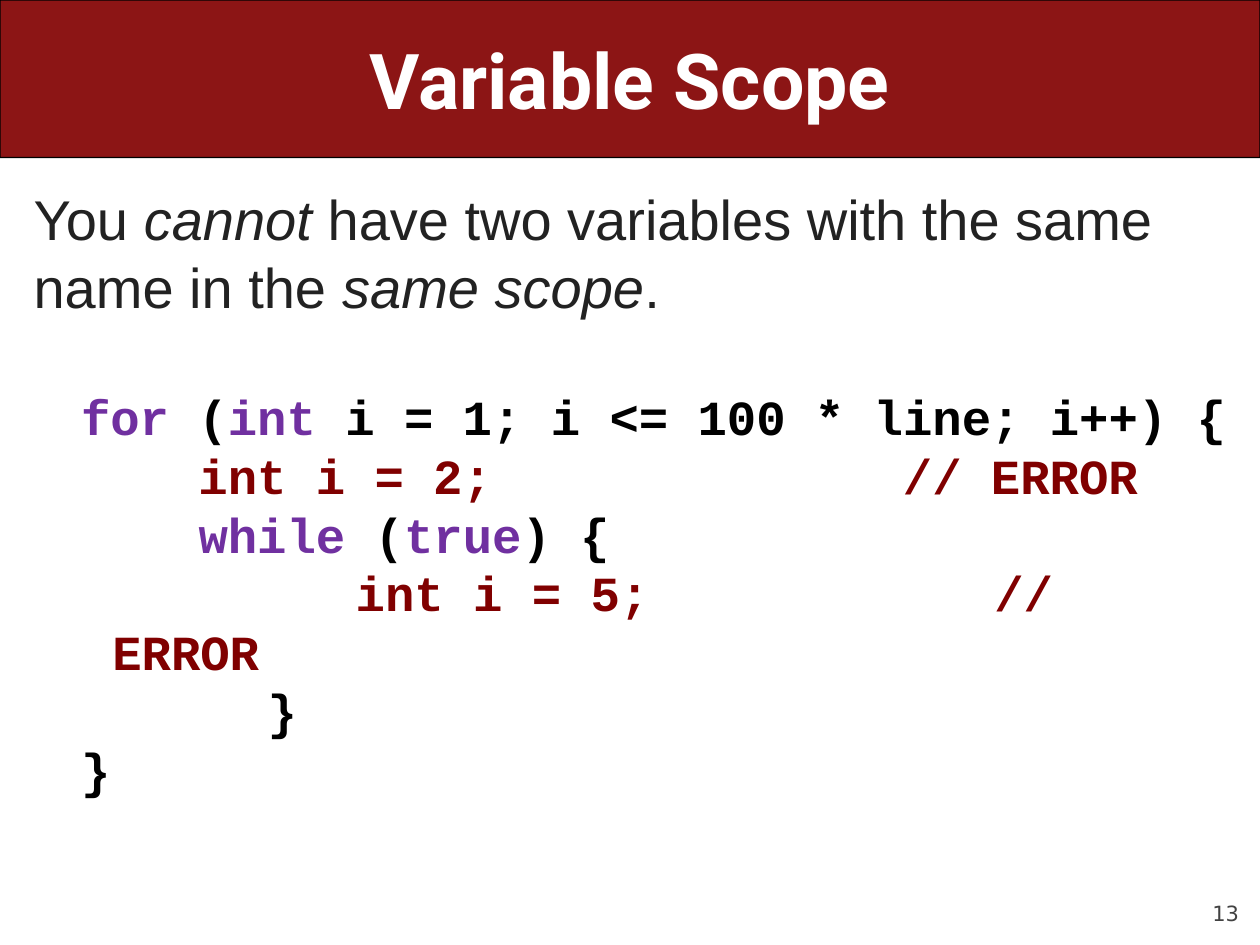
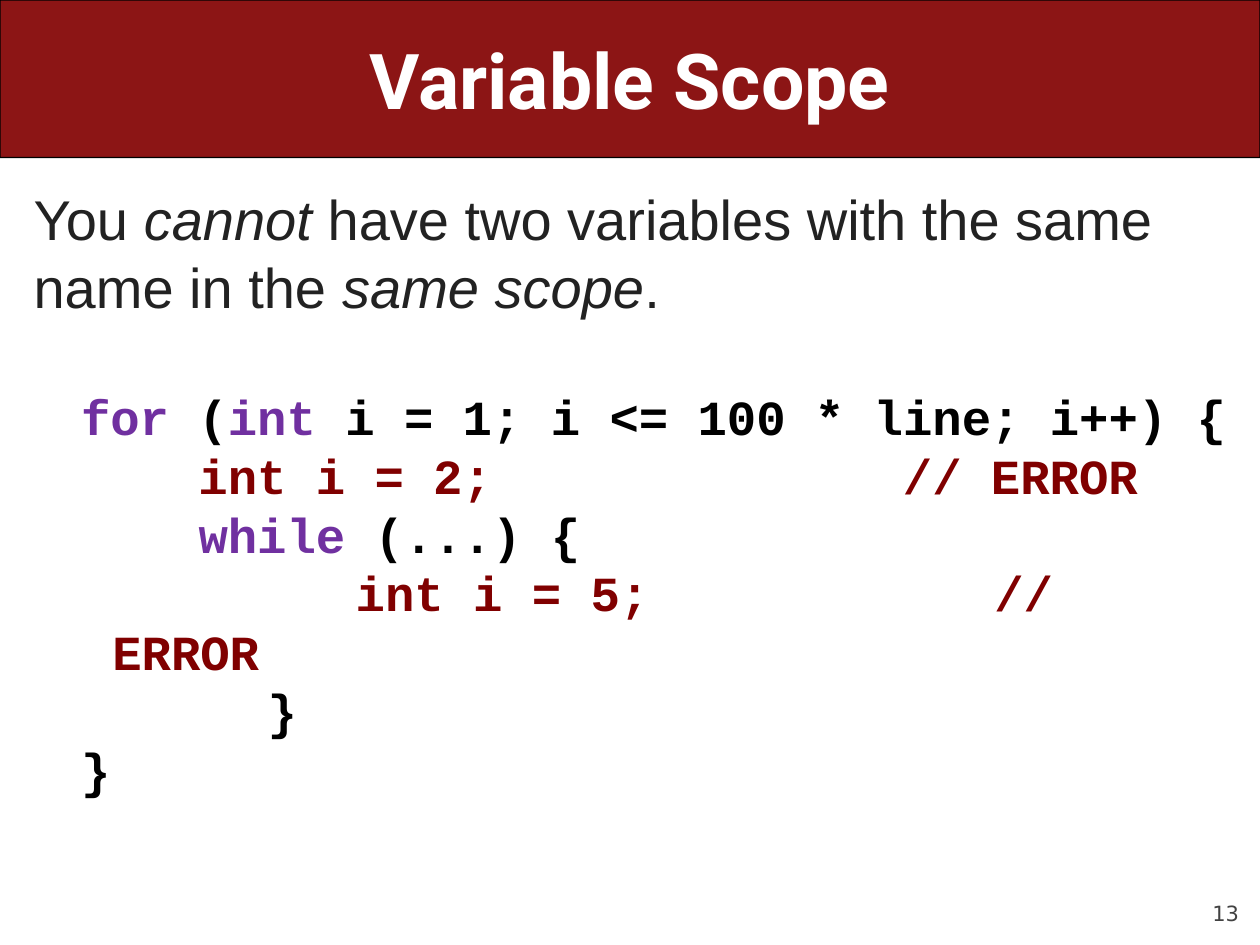
Before and after one commit to ckincaid17/cs106a-summer-2018, a slide deck: slide 13 of WWW/lectures/Lecture7/Lecture7.pptx. Drawn at 1260x945 pixels with LibreOffice and Linux fonts; fonts in the diff are those of the drawing. Boxes give left, top, right and bottom in pixels: in the first picture for what was removed or moved away, otherwise in the second. Text is boxed around its words. In the diff, an @@ line names an element or a change of style, - is before the commit and + after.

```diff
--- a/WWW/lectures/Lecture7/Lecture7.pptx
+++ b/WWW/lectures/Lecture7/Lecture7.pptx
@@ text at (199, 517, 346, 554): text changed; text colour #7030A0 to #000000 @@
-  while (true) {
+  while (...) {
```
Also in this commit, not shown: 20 other slides changed, 1 other file.
